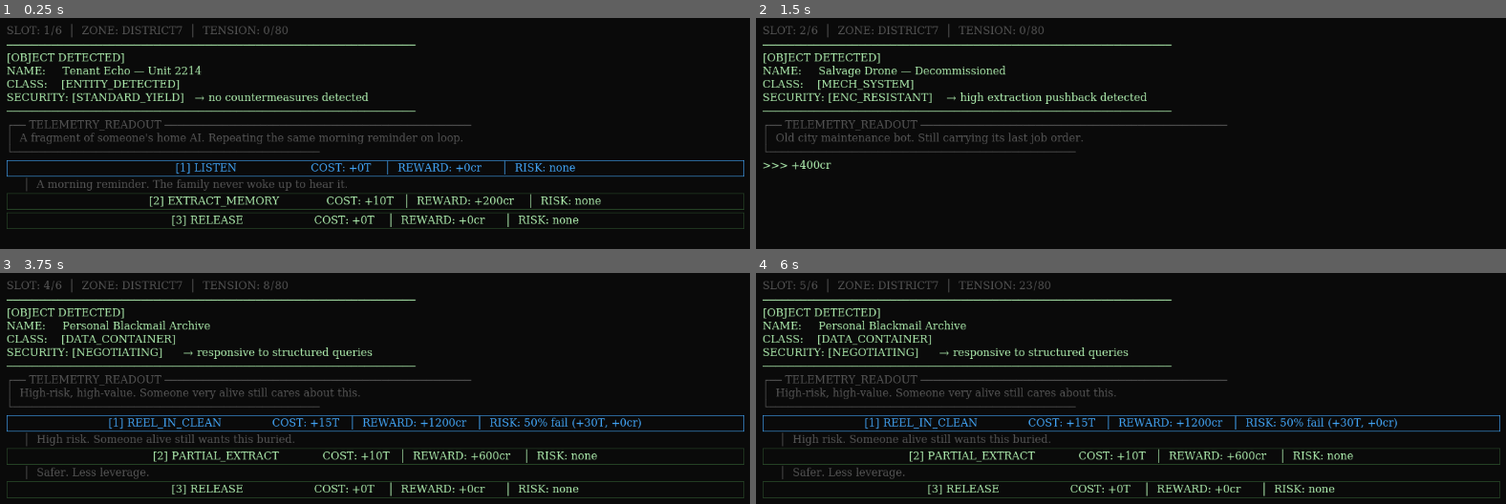
Above: before the commit, frames 1-4 (two rows, left to right).
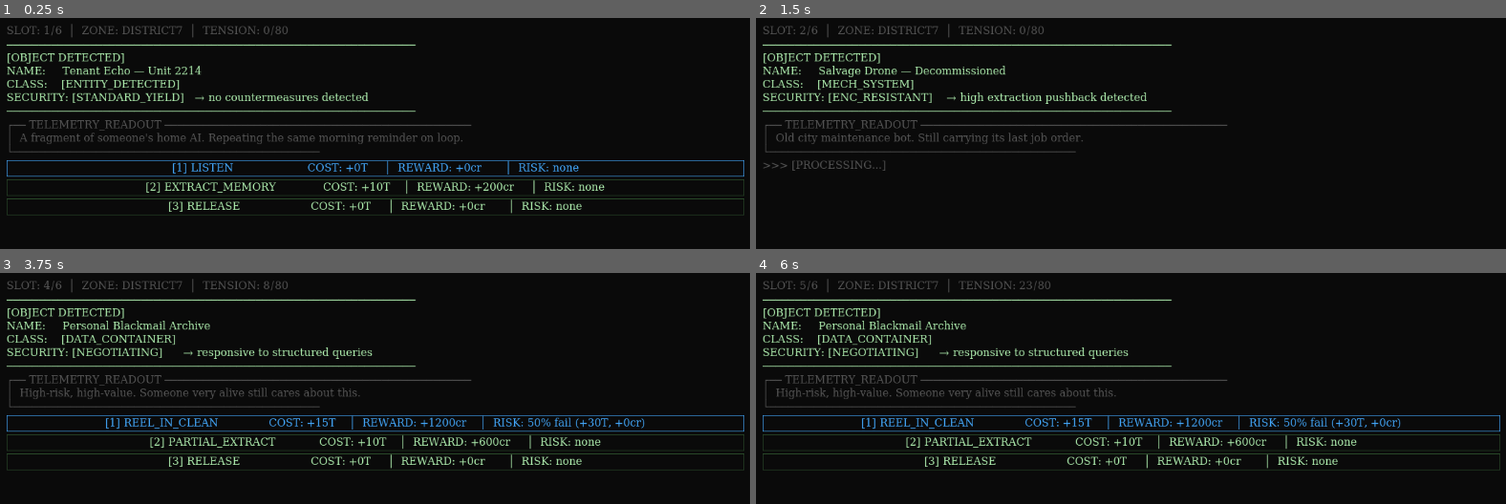
Above: after the commit, the same moments.

Repository: Teeohbee/deadcast
Game: Godot game, scene res://scenes/dive_run/DiveRun.tscn
Same seed, same stepped clock (60 frames per second), same inputs: the game is played once before the commit and once after it. This scene is started directly instead of the project's main scene.
Inputs (mouse positions are in pixels of both pictures, inside the frame that each line leads up to):
- Up to frame 1 (0.25 s): no input
- Up to frame 2 (1.5 s): click (1131, 168) at 0.5 s, where only the run before the commit has a clickable "[1] LISTEN COST: +0T │ REWARD…"; click (1131, 168) at 1.25 s, where only the run before the commit has a clickable "[1] STRIP_FOR_PARTS COST: +8T…"
- Up to frame 3 (3.75 s): tap Enter at 2 s; move the mouse to (540, 460) at 2.02 s; hold Space (action_reel) 2.03-2.75 s; click (540, 460) at 2.17 s; drag from (225, 503) to (outside the picture) at 2.77 s; click (375, 423) at 3.5 s, where only the run after the commit has a clickable "[1] LISTEN COST: +0T │ REWARD…"
- Up to frame 4 (6 s): click (1131, 423) at 4.25 s, where only the run before the commit has a clickable "[1] REEL_IN_CLEAN COST: +15T …"; tap Enter at 5 s; move the mouse to (1206, 388) at 5.02 s; hold Shift 5.03-5.75 s; click (1206, 388) at 5.17 s; tap Space (action_reel) at 5.75 s; drag from (outside the picture) to (898, 418) at 5.77 s

The runs differ from the first frame. In frame 1, 5.8% of the frame differs, in the area x 0-100%, y 61-92%; in frame 2, 0.2%; in frame 3, 6.7%, in the area x 0-100%, y 61-98%; in frame 4, 6.7%.

Commit message:
refactor: CatchEvent column alignment, sub-text cleanup, result animation
- Replace %-5s/%-8s with .rpad(8)/.rpad(11) so COST/REWARD pipe separators
  lock to a strict grid regardless of digit count
- Remove option flavor sub-lines; button rows are descriptive enough and
  the sub-text was clipping outside the layout bounds
- Replace static show_result label with a two-phase animation: 0.35s
  [PROCESSING...] dim → (on failure) 0.25s [!!! COUNTERMEASURE !!!] amber
  → final result text; runs concurrently with DiveRun's result beat timer

Diff:
--- a/scenes/dive_run/CatchEvent.gd
+++ b/scenes/dive_run/CatchEvent.gd
@@ -58,11 +58,6 @@
 		var idx := i
 		btn.pressed.connect(func() -> void: _on_button_pressed(idx))
 		options_container.add_child(btn)
-		if option.flavor_text != "":
-			var flav := Label.new()
-			flav.text = "     │  " + option.flavor_text
-			UIStyle.apply_label(flav, UIStyle.COL_DIM)
-			options_container.add_child(flav)
 
 	if options_container.get_child_count() > 0:
 		options_container.get_child(0).grab_focus()
@@ -95,11 +90,28 @@
 	narrative_panel.visible = false
 	for child in options_container.get_children():
 		child.queue_free()
+	_animate_result(text, color)
+
+func _animate_result(text: String, color: Color) -> void:
 	var label := Label.new()
 	label.theme = UIStyle.get_theme()
+	options_container.add_child(label)
+
+	label.text = ">>> [PROCESSING...]"
+	UIStyle.apply_label(label, UIStyle.COL_DIM)
+	await get_tree().create_timer(0.35).timeout
+	if not is_instance_valid(self):
+		return
+
+	if color == UIStyle.COL_DEBT:
+		label.text = ">>> [!!! COUNTERMEASURE TRIGGERED !!!]"
+		UIStyle.apply_label(label, UIStyle.COL_WARNING)
+		await get_tree().create_timer(0.25).timeout
+		if not is_instance_valid(self):
+			return
+
 	label.text = ">>> " + text
 	UIStyle.apply_label(label, color)
-	options_container.add_child(label)
 
 func _type_tag(catch_type: CatchData.CatchType) -> String:
 	match catch_type:
@@ -150,5 +162,5 @@
 			risk_str = "none"
 
 	var slug := option.label.to_upper().replace(" ", "_").rpad(26)
-	return "[%d] %s  COST: %-5s  │  REWARD: %-8s  │  RISK: %s" % [
-		num, slug, t_str, cr_str, risk_str]
+	return "[%d] %s  COST: %s│  REWARD: %s│  RISK: %s" % [
+		num, slug, t_str.rpad(8), cr_str.rpad(11), risk_str]
